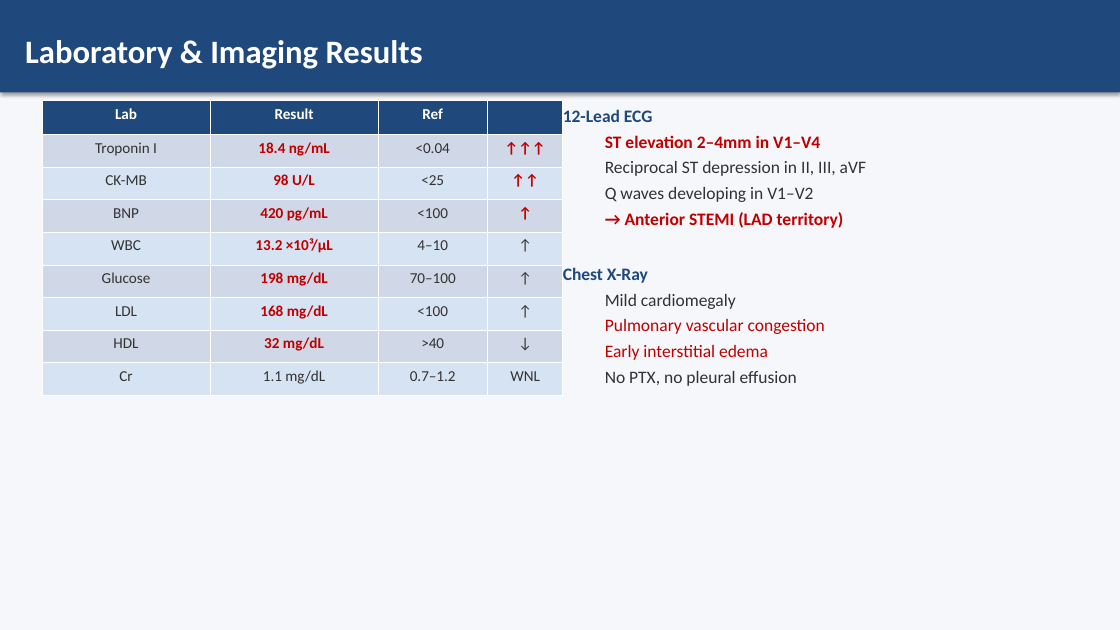
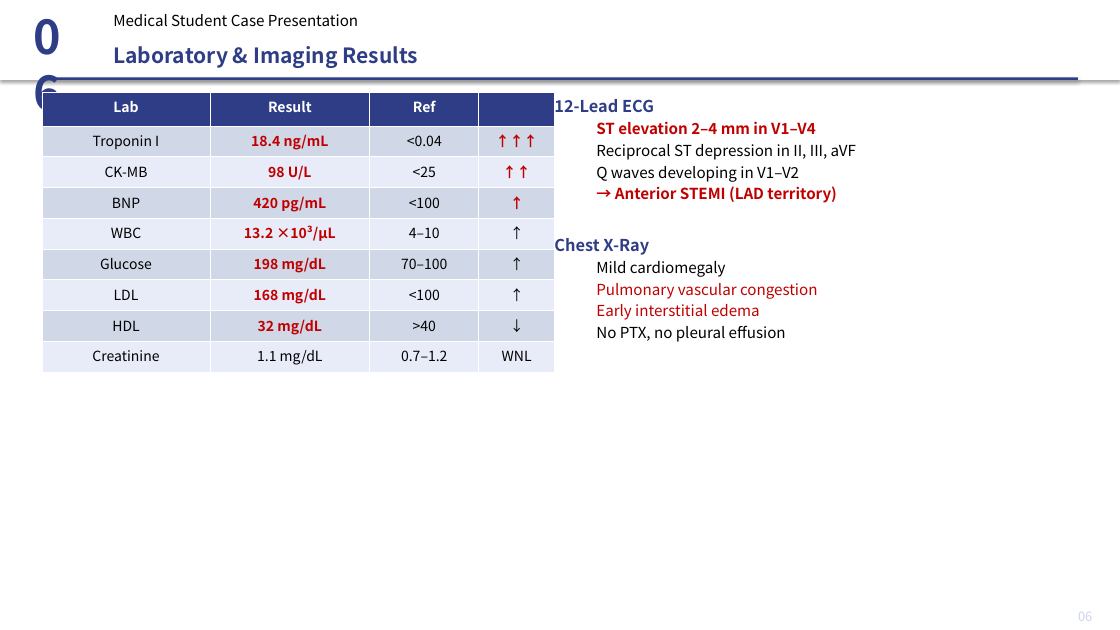
Before and after one commit to p16791918-lab/endo, a slide deck: slide 7 of case_MI.pptx. Drawn at 1120x630 pixels with LibreOffice and Linux fonts; fonts in the diff are those of the drawing. Boxes give left, top, right and bottom in pixels: in the first picture for what was removed or moved away, otherwise in the second. Text is boxed around its words. In the diff, an @@ line names an element or a change of style, - is before the commit and + after.

```diff
--- a/case_MI.pptx
+++ b/case_MI.pptx
@@ rectangle at (0,0,1120,630): fill #F5F7FA to #FFFFFF @@
@@ rectangle added at (0,0,1120,80), fill #FFFFFF @@
@@ text added at (25,4,92,76), 40 pt, text #2E3D86, bold @@
+06
@@ text added at (113,14,358,26), 13 pt, text #000000 @@
+Medical Student Case Presentation
@@ text "Laboratory & Imaging Results": place and size @@
-text "Laboratory & Imaging Results" at (0,0,1120,92)
+text "Laboratory & Imaging Results" at (113,46,418,68)
@@ text "Laboratory & Imaging Results" at (113,46,418,68): size 28 to 18 pt, font Calibri to Noto Sans CJK KR, text colour #FFFFFF to #2E3D86; vertical alignment middle to top; fill #1F497D to none; shadow off @@
@@ rectangle added at (42,77,1078,80), fill #2E3D86 @@
@@ table at (42,92,555,370) @@
-row 9, column 1: Cr
+row 9, column 1: Creatinine
@@ fill #1F497D to #2E3D86 in row 1 @@
@@ fill #D6E3F3 to #E8EBF8 in 16 cells @@
@@ size 13 to 12 pt, font Calibri to Noto Sans CJK KR @@
@@ text colour #323232 to #000000 in "Troponin I", "<0.04", "CK-MB", "<25" and 17 more places @@
@@ table: place and size @@
-table at (42,101,563,395)
+table at (42,92,555,370)
@@ text "12-Lead ECG": place and size @@
-text "12-Lead ECG" at (563,109,866,386)
+text "12-Lead ECG" at (554,99,856,342)
@@ text at (554,99,856,342): size 15 to 14 pt, text colour #1F497D to #2E3D86 in "12-Lead ECG", "Chest X-Ray"; font Calibri to Noto Sans CJK KR in "12-Lead ECG", "Reciprocal ST depression in II, III, aVF", "Q waves developing in V1–V2", "→ Anterior STEMI (LAD territory)" and 5 more places; size 15 to 13 pt in "Reciprocal ST depression in II, III, aVF", "Q waves developing in V1–V2", "→ Anterior STEMI (LAD territory)", "Mild cardiomegaly" and 3 more places; text colour #323232 to #000000 in "Reciprocal ST depression in II, III, aVF", "Q waves developing in V1–V2", "Mild cardiomegaly", "No PTX, no pleural effusion"; less space between paragraphs @@
@@ text at (596,121,816,134): text changed; size 15 to 13 pt; font Calibri to Noto Sans CJK KR @@
-  ST elevation 2–4mm in V1–V4
+  ST elevation 2–4 mm in V1–V4
@@ text added at (1078,612,1092,621), 11 pt, text #CCD2F0 @@
+06
```
Also in this commit, not shown: 11 other slides changed, 1 other file.
